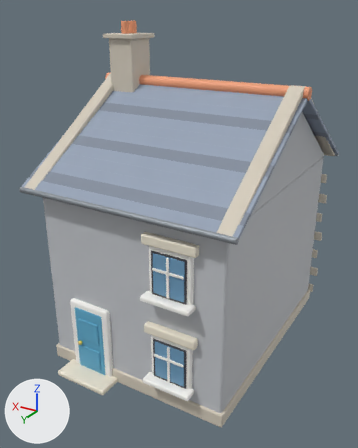
An edit to the FBX model unity/Assets/Resources/Bayview/cottage_b.fbx, drawn before and after from the same camera.
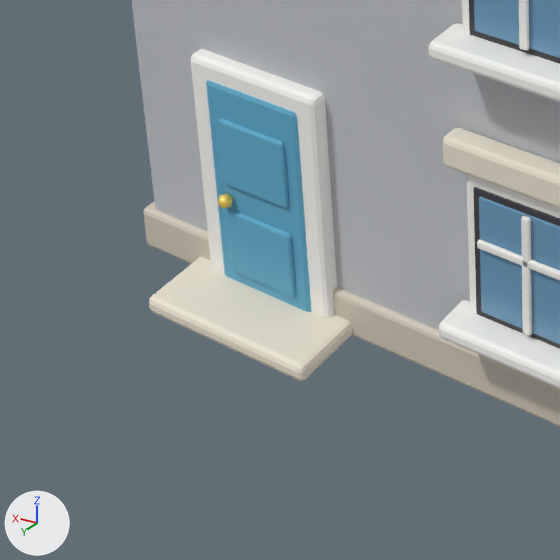
Each version appears first whole from a 50 mm camera at (-6.66, 12.12, 9.54) aimed at (0.41, 0.34, 3.65), and next in a close-up on the part from 4% to 50% of the width and 63% to 100% of the height. Lighting does not change. The marker at lower left points along +X, +Y and +Z. The older version's two pictures come first. Objects named as collision shapes, trigger or cutter boxes, shadow casters or lower levels of detail are left out. Where no turn or scale is listed for an object, it has been applied to the vertices.

The older version as bpy lines, for what is in view:
```python
me_cube = bpy.data.meshes.new('Cube')
me_cube.from_pydata(...)  # 6508 vertices, 6256 faces; spans x -3.08..3.08, y -4.75..4.2, z -2.69..6.64
me_cube.materials.append(mat_tint_wallstone)  # light grey #c4c7cb
me_cube.materials.append(mat_stonedark)  # pale yellow #d4cbbc
me_cube.materials.append(mat_roofslate)  # greyish blue #95a2b5
me_cube.materials.append(mat_roofslatedark)  # greyish blue #818b9b
me_cube.materials.append(mat_metal)  # grey #959ba2
me_cube.materials.append(mat_rooftile)  # orange #ef9e76
me_cube.materials.append(mat_whitetrim)  # white #fcfaf6
me_cube.materials.append(mat_tint_door)  # blue #61adce
me_cube.materials.append(mat_gold)  # yellow #fddf6f
me_cube.materials.append(mat_stone)  # pale yellow #efe7d4
me_cube.materials.append(mat_black)  # dark grey #3f3f45
me_cube.materials.append(mat_glass)  # blue #6f9ebf
ob_visual = bpy.data.objects.new('Visual', me_cube)
ob_visual.location = (0.0, 0.0, 2.65)
```
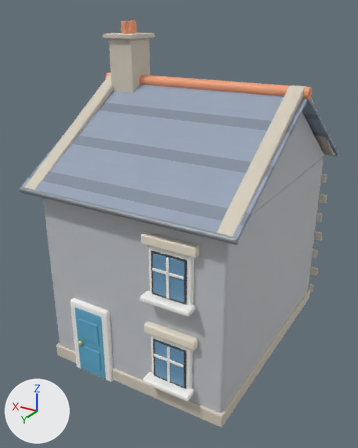
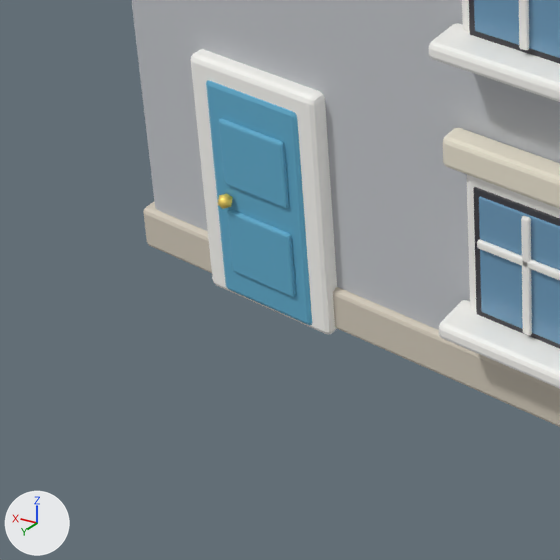
Location of each change, (x1, y1, x2, y2) in pixels of the close-ups (560 x 560 px):
part 1 of me_cube, deleted (pale yellow): before (149, 257, 352, 381)

The edits, one by one:
me_cube is used by ob_visual; location (0.0, 0.0, 2.65).
me_cube had 6508 vertices, 6256 faces and spanned x -3.08..3.08, y -4.75..4.2, z -2.69..6.64.
me_cube now has 6452 vertices, 6202 faces and spans x -3.08..3.08, y -4.75..3.91, z -3.15..6.64.
me_cube part 1: the loose piece of 56 vertices spanning x 0.47..2.12, y 3.5..4.2, z -2.65..-2.49 is deleted.
Other edits to the shape of me_cube do not show in these pictures.
